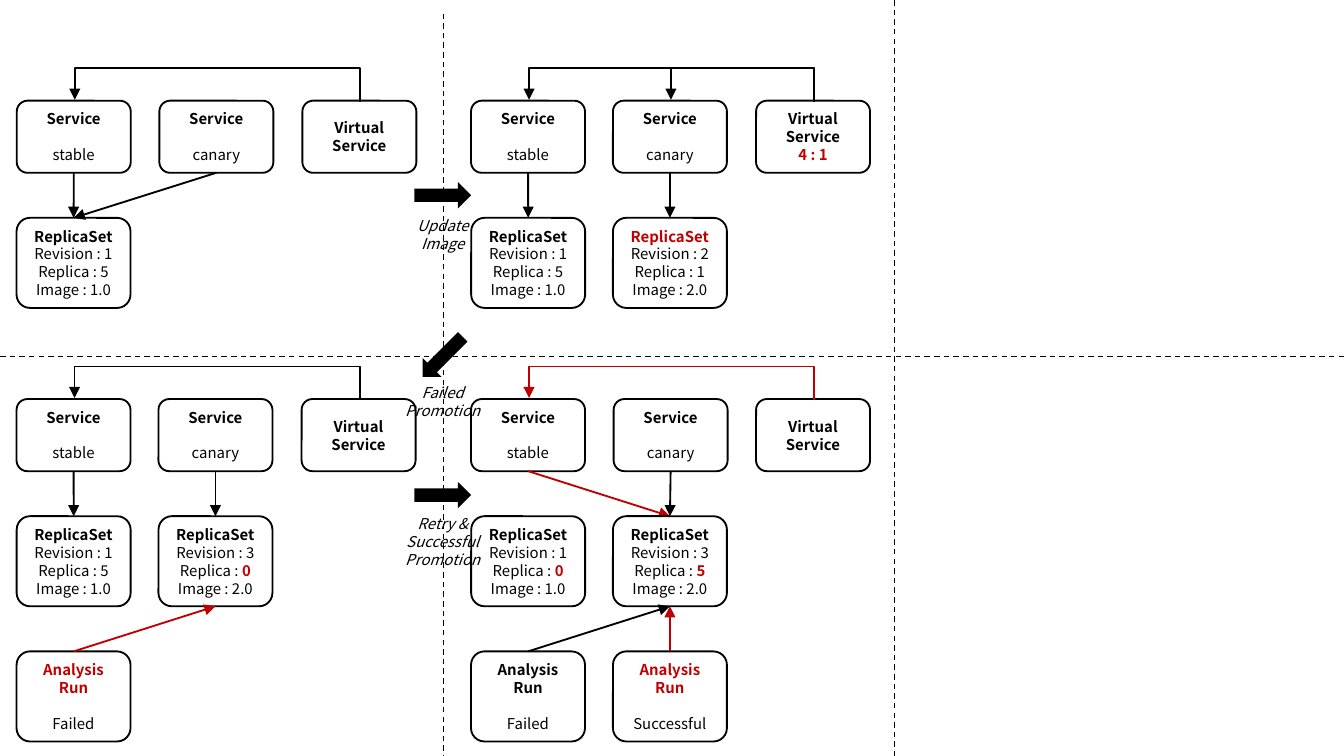
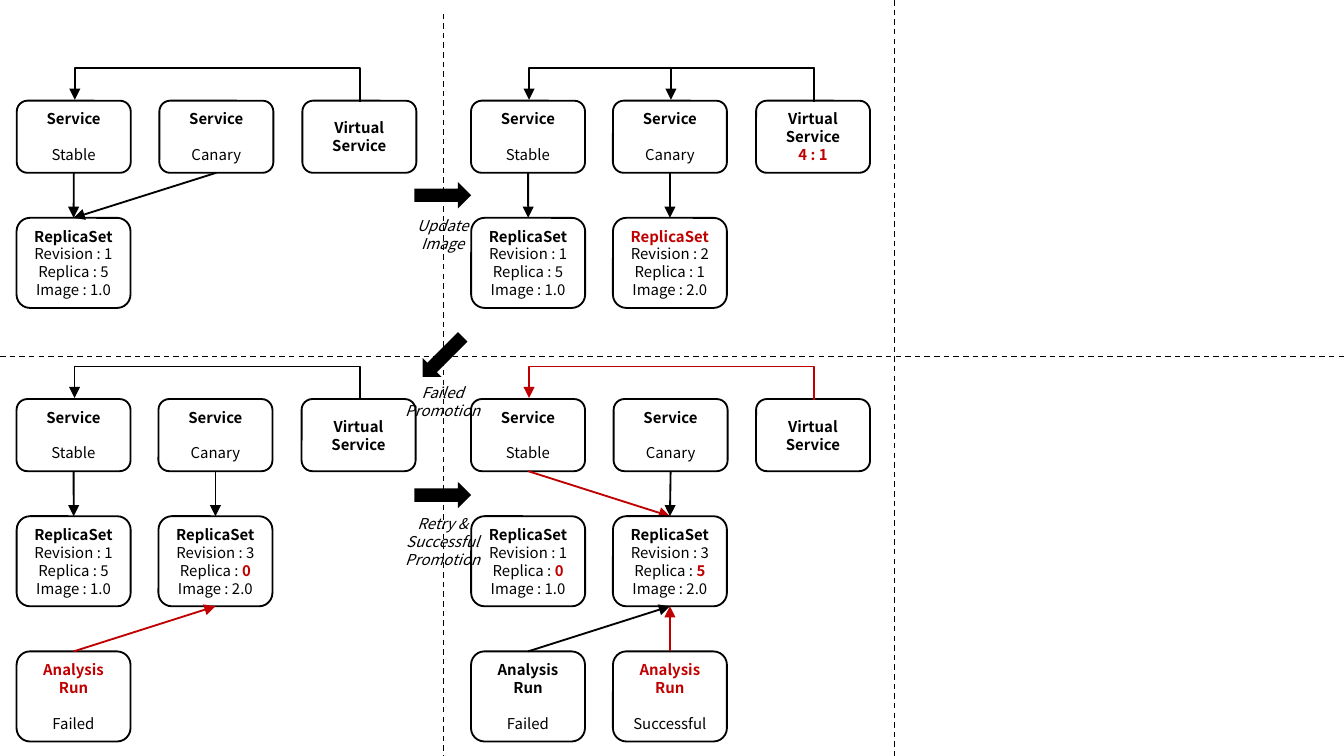
Before and after one commit to ssup2/blog-software, a slide deck: slide 6 of content/docs/theory-analysis/argo-rollouts/images/images.pptx. Drawn at 1344x756 pixels with LibreOffice and Linux fonts; fonts in the diff are those of the drawing. Boxes give left, top, right and bottom in pixels: in the first picture for what was removed or moved away, otherwise in the second. Text is boxed around its words. In the diff, an @@ line names an element or a change of style, - is before the commit and + after.

```diff
--- a/content/docs/theory-analysis/argo-rollouts/images/images.pptx
+++ b/content/docs/theory-analysis/argo-rollouts/images/images.pptx
@@ text in rounded rectangle at [52, 148, 96, 160]: text changed @@
-stable
+Stable
@@ text in rounded rectangle at [191, 149, 241, 164]: text changed @@
-canary
+Canary
@@ text in rounded rectangle at [506, 148, 550, 160]: text changed @@
-stable
+Stable
@@ text in rounded rectangle at [645, 149, 695, 164]: text changed @@
-canary
+Canary
@@ text in rounded rectangle at [51, 446, 95, 458]: text changed @@
-stable
+Stable
@@ text in rounded rectangle at [191, 447, 241, 462]: text changed @@
-canary
+Canary
@@ text in rounded rectangle at [506, 446, 550, 458]: text changed @@
-stable
+Stable
@@ text in rounded rectangle at [646, 447, 696, 462]: text changed @@
-canary
+Canary
```
Also in this commit, not shown: 5 other slides changed.
